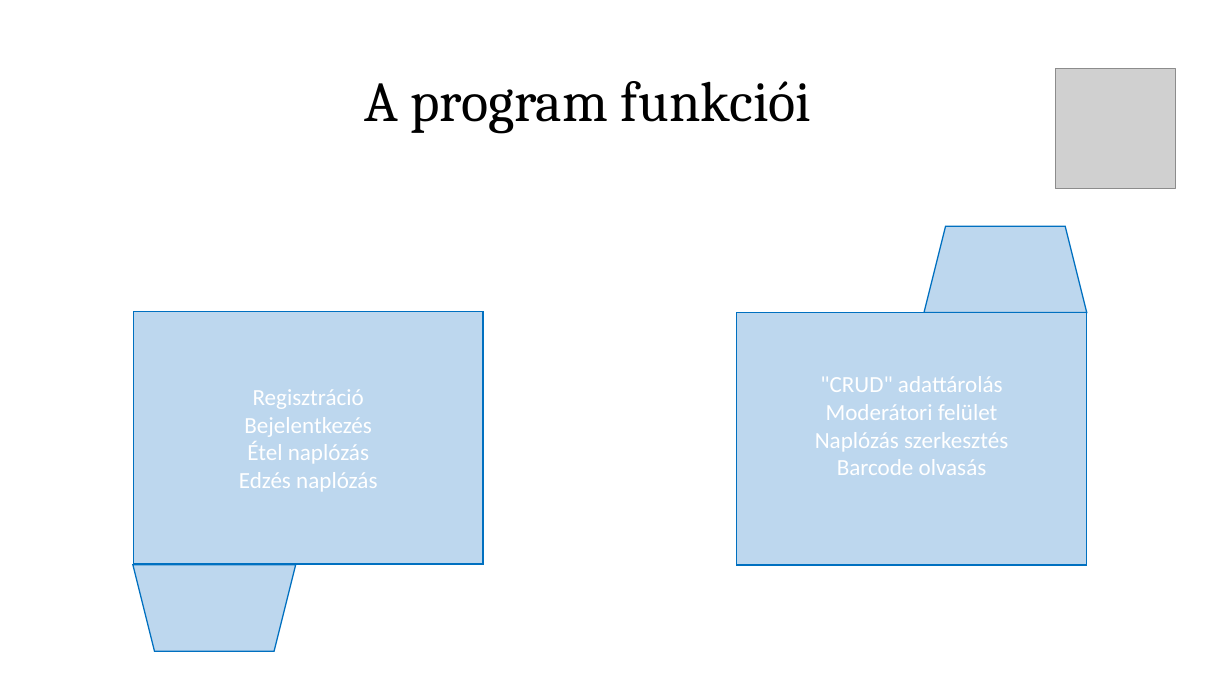
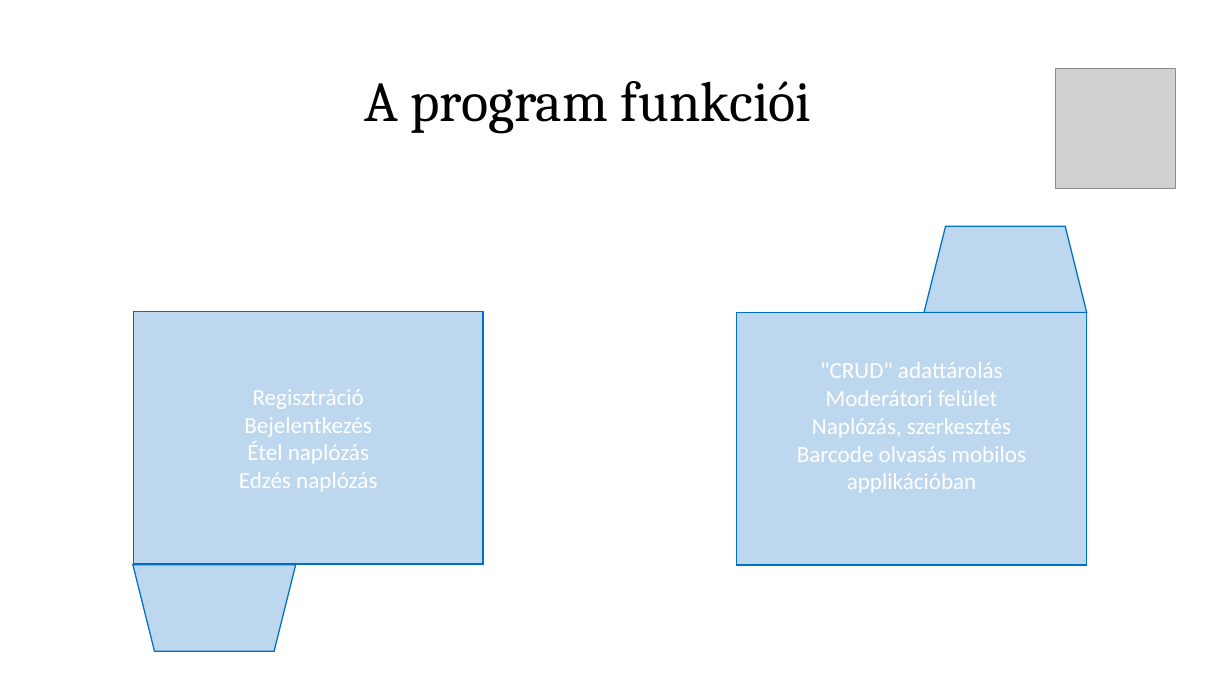
Before and after one commit to tomex1337/13_S1_6_vizsgaremek, a slide deck: slide 4 of docs/Prezentáció/Corelytics presentation.pptx. Drawn at 1232x693 pixels with LibreOffice and Linux fonts; fonts in the diff are those of the drawing; grey boxes stand for pictures. Boxes give left, top, right and bottom in pixels: in the first picture for what was removed or moved away, otherwise in the second. Text is boxed around its words. In the diff, an @@ line names an element or a change of style, - is before the commit and + after.

```diff
--- a/docs/Prezentáció/Corelytics presentation.pptx
+++ b/docs/Prezentáció/Corelytics presentation.pptx
@@ text in rectangle at <box>797,418,1026,493</box>: text changed @@
-Naplózás szerkesztés
-Barcode olvasás
+Naplózás, szerkesztés
+Barcode olvasás mobilos applikációban
```
Also in this commit, not shown: 4 other slides changed.
